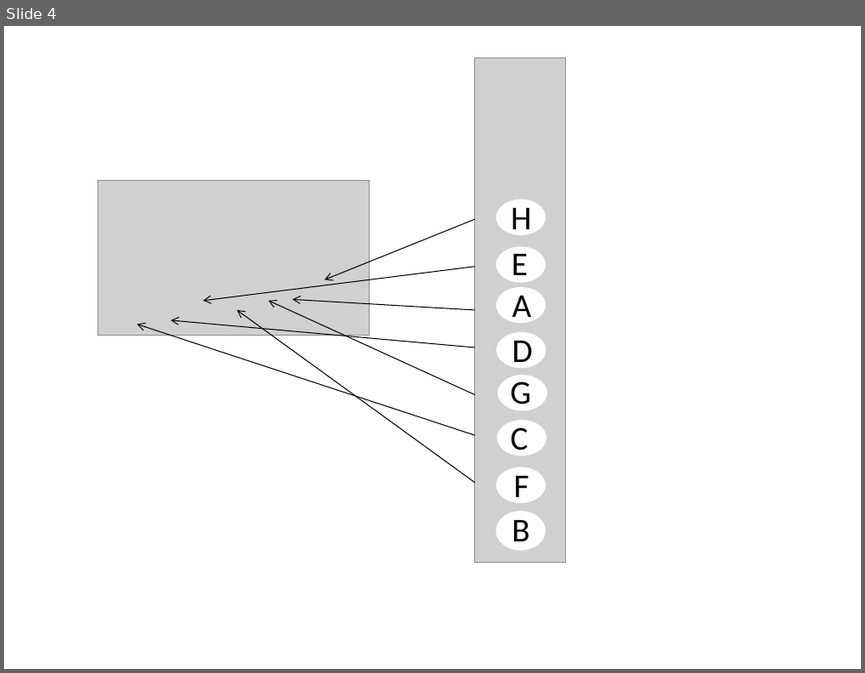
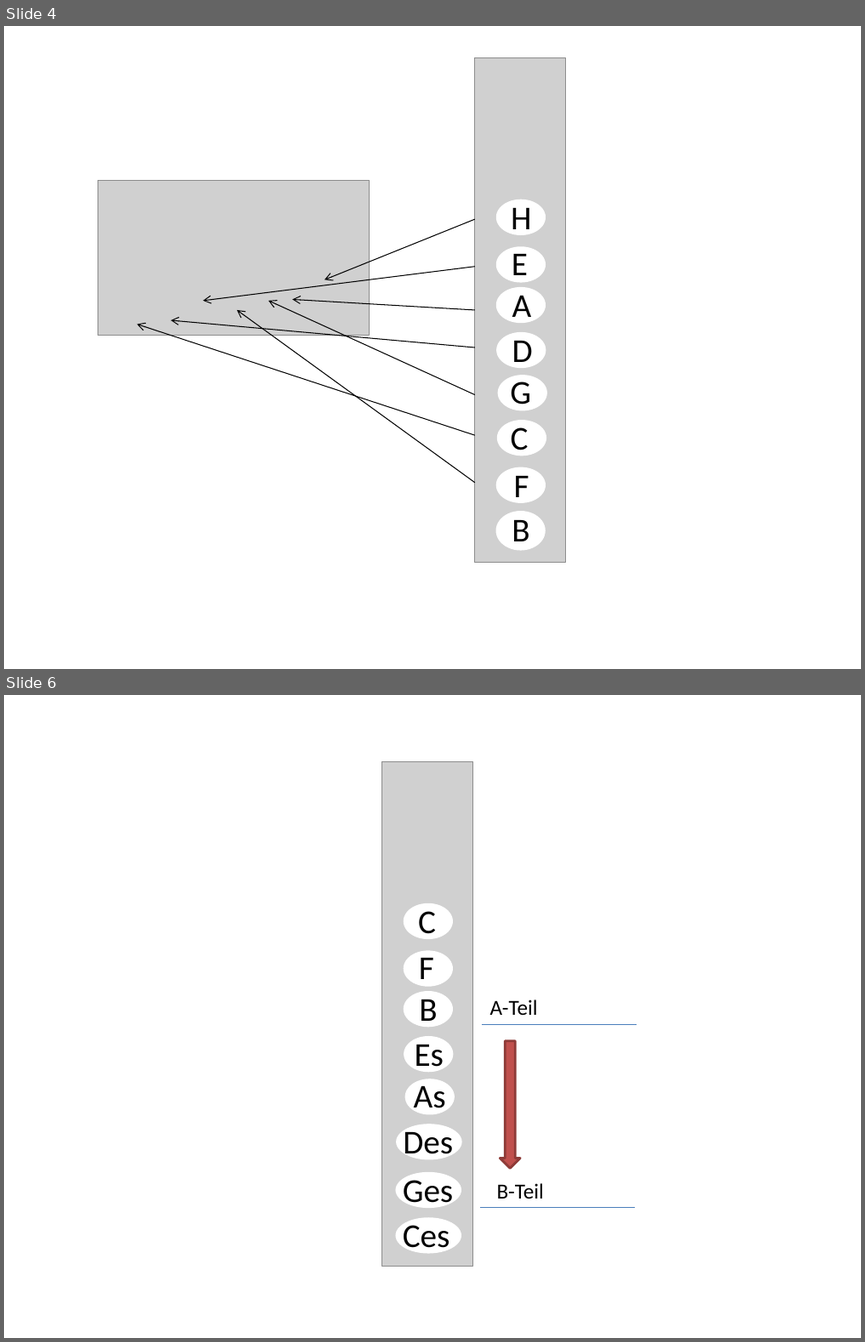
Before and after one commit to learningmedia/musikanalyse.net, a slide deck: src/content/tutorials/quintenzirkel/materialien/Abbildungen-Quintenzirkel.pptx. Shown one above the other, each under a label of ours: slide 4 before the commit, slides 4 and 6 after it; the slides between them are not shown. The pictures are 865x673 and 865x1342 pixels, drawn with LibreOffice and Linux fonts; fonts in the diff are those of the drawing; grey boxes stand for pictures. Boxes give left, top, right and bottom in pixels: in the first picture for what was removed or moved away, otherwise in the second. Text is boxed around its words. In the diff, an @@ line names an element or a change of style, - is before the commit and + after.

```diff
--- a/src/content/tutorials/quintenzirkel/materialien/Abbildungen-Quintenzirkel.pptx
+++ b/src/content/tutorials/quintenzirkel/materialien/Abbildungen-Quintenzirkel.pptx
@@ slide 6 added at (4, 695, 861, 1338), background #FFFFFF @@
@@ group added at (382, 762, 636, 1266): 10 texts, 8 ellipses, 2 lines, 1 picture, 1 up arrow @@
+Es
+B
+F
+C
+B-Teil
+A-Teil
+As
+Des
+Ges
+Ces
```
Also in this commit, not shown: 1 other slide added, 7 other files.
